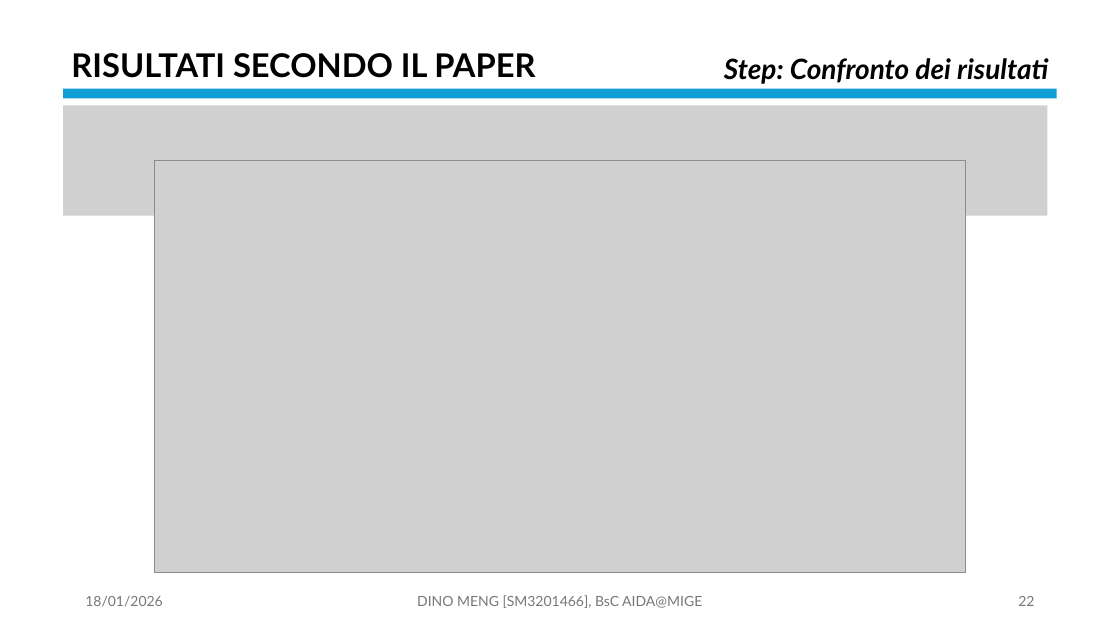
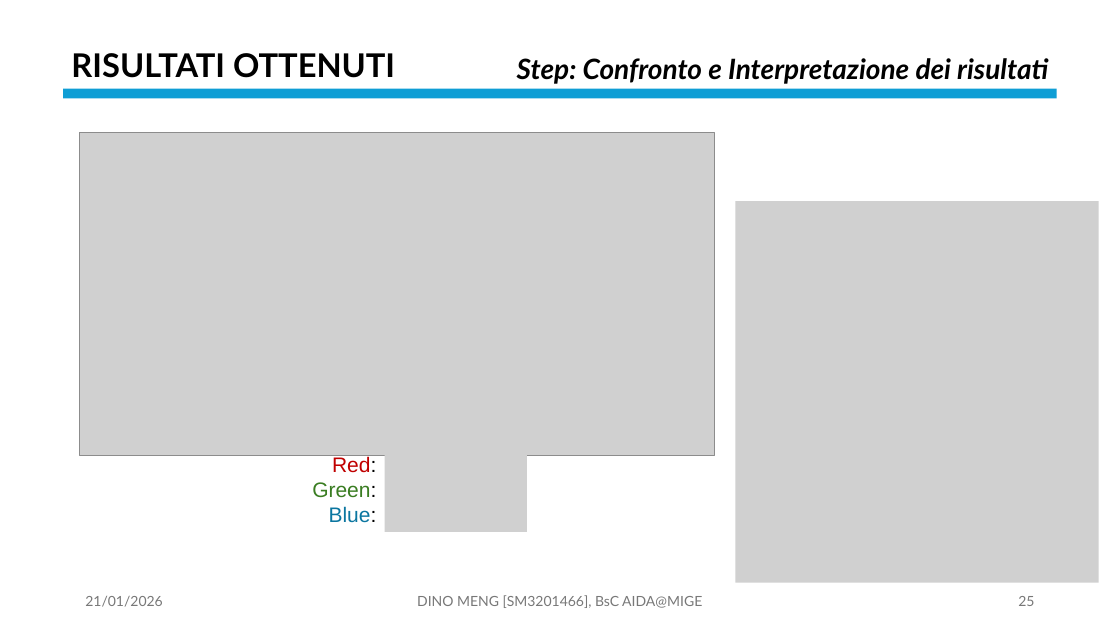
Before and after one commit to OdinMeng/AIDA-UNIVERSITY-NOTES-2025-2026, a slide deck: slide 25 of Complex Systems/project/PresentationPROJECTSM3201466.pptx (slide 22 before the commit). Drawn at 1120x630 pixels with LibreOffice and Linux fonts; fonts in the diff are those of the drawing; grey boxes stand for pictures. Boxes give left, top, right and bottom in pixels: in the first picture for what was removed or moved away, otherwise in the second. Text is boxed around its words. In the diff, an @@ line names an element or a change of style, - is before the commit and + after.

Commit message:
dispensa sistemi complessi: modificato la figure delle curve di livello di Lotka-Volterra, progetto sistemi complessi: slide pressoché finali

```diff
--- a/Complex Systems/project/PresentationPROJECTSM3201466.pptx
+++ b/Complex Systems/project/PresentationPROJECTSM3201466.pptx
@@ text at [71,53,395,78]: text changed @@
-RISULTATI SECONDO IL PAPER
+RISULTATI OTTENUTI
@@ text at [517,58,1048,84]: text changed @@
-Step: Confronto dei risultati
+Step: Confronto e Interpretazione dei risultati
@@ picture removed at [63,105,1048,215] @@
@@ picture: place and size @@
-picture at [155,160,965,572]
+picture at [80,133,714,455]
@@ picture added at [735,201,1099,582] @@
@@ picture added at [385,447,527,532] @@
@@ text added at [312,455,377,523], 18 pt, text #3B7D23 @@
+Red:
+Green:
+Blue:
@@ text at [85,596,162,607]: text changed @@
-18/01/2026
+21/01/2026
@@ page number at [1018,596,1034,606]: text changed @@
-22
+25
```
Also in this commit, not shown: 38 other slides changed, 1 slide added, 1 slide removed, 5 other files.
